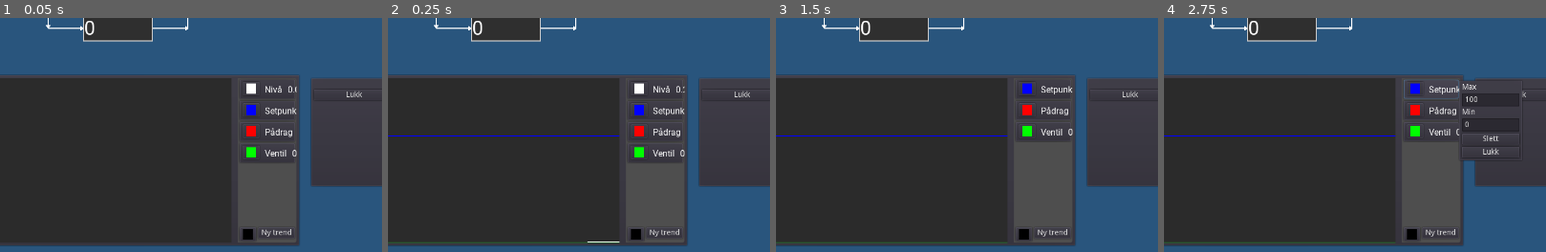
Above: before the commit, frames 1-4 (left to right).
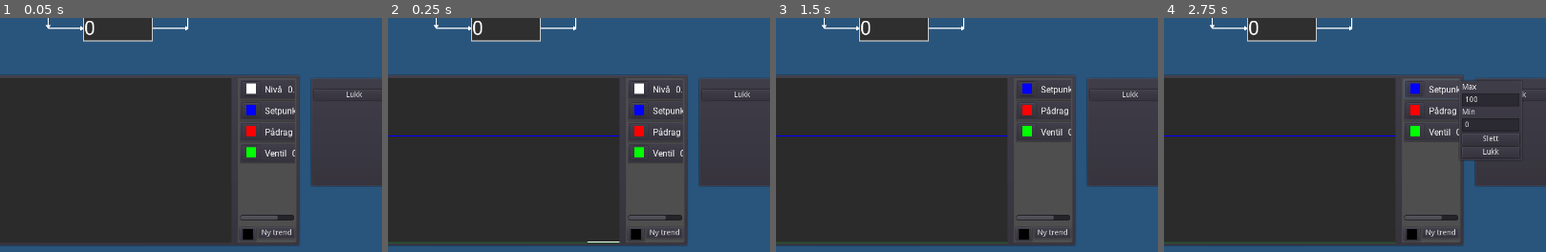
Above: after the commit, the same moments.

Repository: Keroflux/PIDsimulator
Game: Godot game, scene res://PIDsim.tscn
Same seed, same stepped clock (60 frames per second), same inputs: the game is played once before the commit and once after it.
Inputs (mouse positions are % of the whole screen's width and height, from its top left; square brackets give the same spot before the commit, where the layout moved):
- Up to frame 1 (0.05 s): no input
- Up to frame 2 (0.25 s): no input
- Up to frame 3 (1.5 s): click (70, 65) [68, 65] at 0.5 s; click "Slett" at 1.25 s
- Up to frame 4 (2.75 s): click (68, 65) at 2.02 s
The pictures show only the part of the screen within x 33-83%, y 50-100%; the shares and areas given below are measured in that part.

The runs differ from the first frame. In frame 1, 0.2% of the frame differs, in the area x 63-78%, y 29-87%; in frame 2, 0.2%; in frame 3, 0.2%; in frame 4, 0.2%.

Commit message:
More trend

Diff:
--- a/PIDsim.gd
+++ b/PIDsim.gd
@@ -17,6 +17,8 @@
 var time: float = 0.0
 var random: bool = false
 var prosessverdi
+var trend : float = 0.0
+var type = "Flow"
 
 
 func _ready():
@@ -33,6 +35,7 @@
 	innhold += ((inflow + flow_var) * delta / 3600) - (outflow * delta / 3600)
 	level = (innhold / volum * 100) + current_noise
 	prosessverdi.prosess_verdi = level
+	trend = inflow + flow_var
 
 
 func random_flow():
--- a/PIDsim.tscn
+++ b/PIDsim.tscn
@@ -39,7 +39,7 @@
 size = 24
 font_data = ExtResource( 1 )
 
-[node name="PIDsim" type="Node2D"]
+[node name="PIDsim" type="Node2D" groups=["Trend"]]
 script = ExtResource( 9 )
 
 [node name="Blokkdiagram" type="Node2D" parent="."]
--- a/Trend.gd
+++ b/Trend.gd
@@ -4,7 +4,7 @@
 var trend_line = preload("res://TrendLine.tscn")
 var trend_color = [Color(1.0, 1.0, 1.0), Color(0.0, 0.0, 1.0), Color(1.0, 0.0, 0.0), Color(0.0, 1.0, 0.0), Color(0.0, 1.0, 1.0), Color(1.0, 1.0, 0.0), Color(1.0, 0.0, 1.0)]
 onready var trends = [get_parent().get_node("Blokkdiagram/ProsessVerdi"), get_parent().get_node("Blokkdiagram/Setpunkt"), get_parent().get_node("Blokkdiagram/Pådrag"), get_parent().get_node("Blokkdiagram/Ventil")]
-onready var label_panel = $PanelContainer2/HSplitContainer/PanelContainer/VSplitContainer/VBoxContainer
+onready var label_panel = $PanelContainer2/HSplitContainer/PanelContainer/VSplitContainer/ScrollContainer/VBoxContainer
 
 
 func _ready() -> void:
--- a/Trend.tscn
+++ b/Trend.tscn
@@ -53,7 +53,13 @@
 margin_bottom = 299.0
 split_offset = 140
 
-[node name="VBoxContainer" type="VBoxContainer" parent="PanelContainer2/HSplitContainer/PanelContainer/VSplitContainer"]
+[node name="ScrollContainer" type="ScrollContainer" parent="PanelContainer2/HSplitContainer/PanelContainer/VSplitContainer"]
+margin_right = 101.0
+margin_bottom = 259.0
+size_flags_horizontal = 3
+size_flags_vertical = 3
+
+[node name="VBoxContainer" type="VBoxContainer" parent="PanelContainer2/HSplitContainer/PanelContainer/VSplitContainer/ScrollContainer"]
 margin_right = 101.0
 margin_bottom = 259.0
 size_flags_horizontal = 3
--- a/TrendLabel.tscn
+++ b/TrendLabel.tscn
@@ -7,9 +7,10 @@
 font_data = ExtResource( 1 )
 
 [node name="PanelContainer" type="Button"]
-margin_right = 214.0
+margin_right = 150.0
 margin_bottom = 35.0
-rect_min_size = Vector2( 0, 35 )
+rect_min_size = Vector2( 150, 35 )
+size_flags_horizontal = 0
 script = ExtResource( 2 )
 
 [node name="HBoxContainer" type="HBoxContainer" parent="."]
